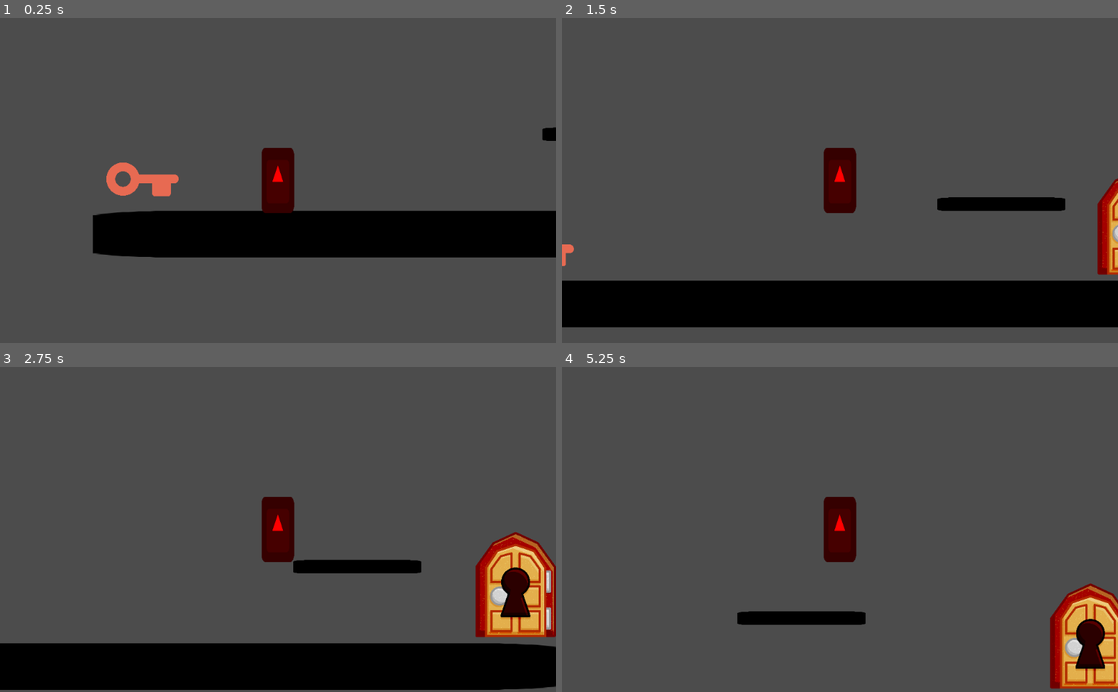
Above: before the commit, frames 1-4 (two rows, left to right).
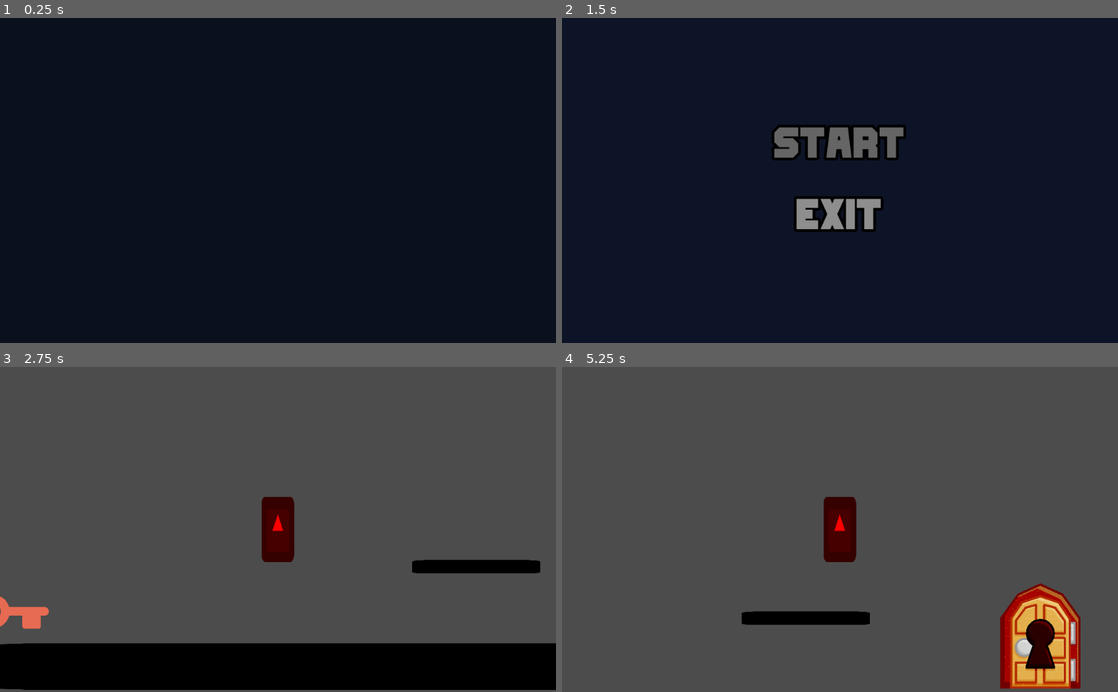
Above: after the commit, the same moments.

Repository: btzr-io/gwj-25
Game: Godot game, scene res://scenes/main_screen.tscn
Same seed, same stepped clock (60 frames per second), same inputs: the game is played once before the commit and once after it. Before the commit the project starts from res://scenes/world.tscn. The engine's default icon, where the game draws it, is replaced by a stand-in: a white triangle on a blue panel in a dark square.
Inputs (mouse positions are in pixels of both pictures, inside the frame that each line leads up to):
- Up to frame 1 (0.25 s): no input
- Up to frame 2 (1.5 s): hold Right (player_move_right) 0.53-1.25 s; tap Up (player_jump) at 0.77 s; click (840, 144) at 1.25 s, where only the run after the commit has a clickable "start"
- Up to frame 3 (2.75 s): hold Right (player_move_right) from 2.03 s (still down); tap Up (player_jump) at 2.27 s
- Up to frame 4 (5.25 s): release Right (player_move_right) at 2.78 s; hold Left (player_move_left) 2.78-3.53 s; hold Right (player_move_right) 3.53-5.03 s; tap Up (player_jump) at 3.77, 4.52 s; hold Left (player_move_left) from 5.03 s (still down)

The runs differ from the first frame. In frame 1, 100% of the frame differs, in the area x 0-100%, y 0-100%; in frame 2, 100%; in frame 3, 6.0%; in frame 4, 6.3%.

Commit message:
:lipstick: normalize files

Diff:
--- a/project.godot
+++ b/project.godot
@@ -16,7 +16,7 @@
 [application]
 
 config/name="Godot Jam 25"
-run/main_scene="res://scenes/world.tscn"
+run/main_scene="res://scenes/main_screen.tscn"
 config/icon="res://icon.png"
 
 [input]
--- a/scenes/main screen.tscn
+++ b/scenes/main_screen.tscn
@@ -1,10 +1,10 @@
 [gd_scene load_steps=10 format=2]
 
-[ext_resource path="res://scripts/main screen.gd" type="Script" id=1]
+[ext_resource path="res://scripts/main_screen.gd" type="Script" id=1]
 [ext_resource path="res://assets/fonts/Inlanders Demo.otf" type="DynamicFontData" id=2]
 [ext_resource path="res://assets/images/world.png" type="Texture" id=3]
 
-[sub_resource type="Animation" id=2]
+[sub_resource type="Animation" id=1]
 resource_name = "fade_in"
 tracks/0/type = "value"
 tracks/0/path = NodePath("fade:modulate")
Not shown: 5 places in scenes/main_screen.tscn that only renumber resources
Renamed: scripts/main screen.gd -> scripts/main_screen.gd
